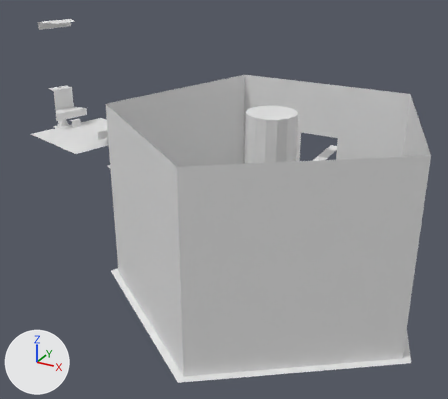
Renders of the glTF model custom_assets/jak1/levels/gmgauntlet/gmgauntlet.glb from each side of a commit.
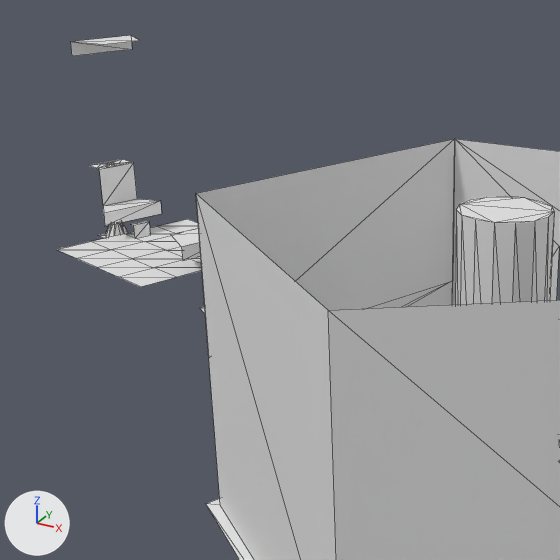
Each version appears first whole from a 50 mm lens placed at (1678.0, -1436.0, 448.0), pointed at (1325.0, -795.0, 127.0), and next in a close-up on the part from 0% to 67% of the width and 0% to 75% of the height. Arrows for +X, +Y and +Z are at lower left; the lights stay in place. The first two pictures are the older version. The close-ups show mesh edges as thin lines. Where no turn or scale is listed for an object, it has been applied to the vertices.

The older version as bpy lines, for what is in view:
```python
me_plane = bpy.data.meshes.new('Plane')
me_plane.from_pydata(...)  # 25 vertices, 32 faces; spans x -84.0..84.0, y -84.0..84.0, z 0.0
me_plane_013 = bpy.data.meshes.new('Plane.013')
me_plane_013.from_pydata(...)  # 52 vertices, 80 faces; spans x -39.8..13.0, y -28.7..27.6, z -34.0..33.2
me_plane_015 = bpy.data.meshes.new('Plane.015')
me_plane_015.from_pydata([(34.0, 7.1, 0.0), (4.7, 28.7, 0.0), (23.4, -25.7, 0.0), (-13.0, -26.0, 0.0), (4.7, 28.7, -11.8), (-13.0, -26.0, -11.8)], [], [(0, 1, 3), (0, 3, 2), (3, 1, 4), (3, 4, 5)])
ob_plane_010 = bpy.data.objects.new('Plane.010', me_plane)
ob_plane_010.location = (1025.6, -699.6, 141.9)
ob_plane_012 = bpy.data.objects.new('Plane.012', me_plane_013)
ob_plane_012.location = (969.2, -678.2, 168.4)
ob_plane_014 = bpy.data.objects.new('Plane.014', me_plane_015)
ob_plane_014.location = (954.6, -673.7, 311.7)
# also in view: 'Cylinder' at (1400.0, -821.0, 146.0); 'main_walls' at (1400.0, -841.0, 146.0)
```
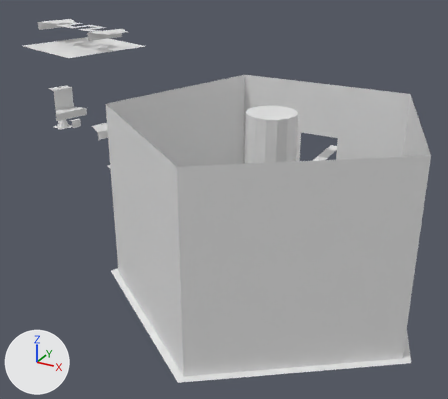
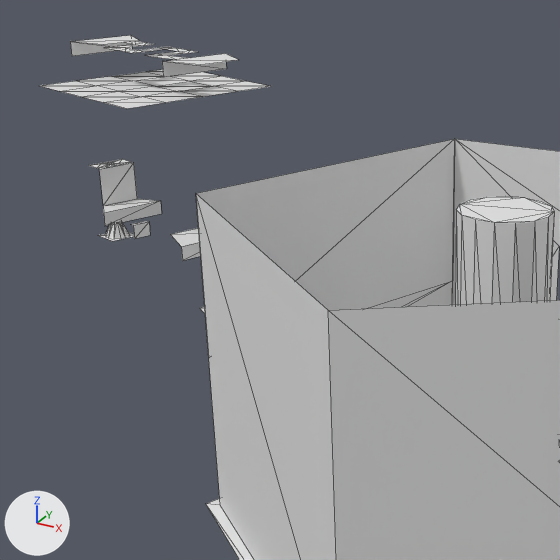
Location of each change, (x1, y1, x2, y2) in pixels of the close-ups (560 x 560 px):
```json
{"object": "Plane.010", "change": "moved", "before": [57, 219, 202, 287], "after": [41, 69, 270, 109]}
{"object": "Plane.016", "change": "added", "after": [162, 54, 238, 77]}
{"object": "Plane.015", "change": "added", "after": [104, 41, 196, 60]}
```

Scene script edits in JSON lines:
```json
{"op": "add", "block": "me_plane_016", "code": ["me_plane_016 = bpy.data.meshes.new('Plane.016')", "me_plane_016.from_pydata(...)  # 28 vertices, 26 faces; spans x 29.2..132.9, y -59.8..2.5, z 0.0"]}
{"op": "set", "path": "ob_plane_010.location", "old": "(1025.6, -699.6, 141.9)", "new": "(1029.6, -699.6, 282.3)"}
{"op": "add", "block": "ob_plane_016", "code": ["ob_plane_016 = bpy.data.objects.new('Plane.016', me_plane_015.copy())  # the mesh of ob_plane_014", "ob_plane_016.location = (1092.1, -719.5, 311.7)"]}
{"op": "add", "block": "ob_plane_015", "code": ["ob_plane_015 = bpy.data.objects.new('Plane.015', me_plane_016)", "ob_plane_015.location = (954.6, -673.7, 311.7)"]}
```
